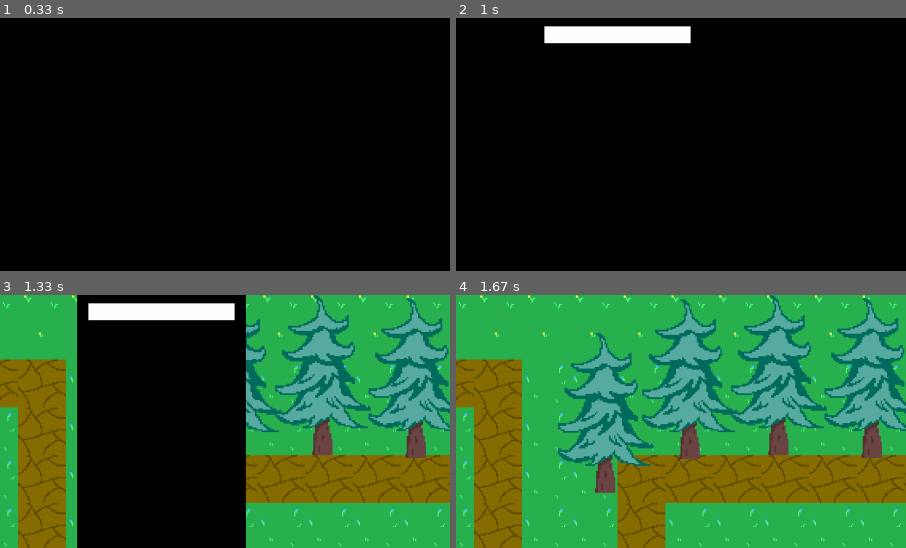
Above: before the commit, frames 1-4 (two rows, left to right).
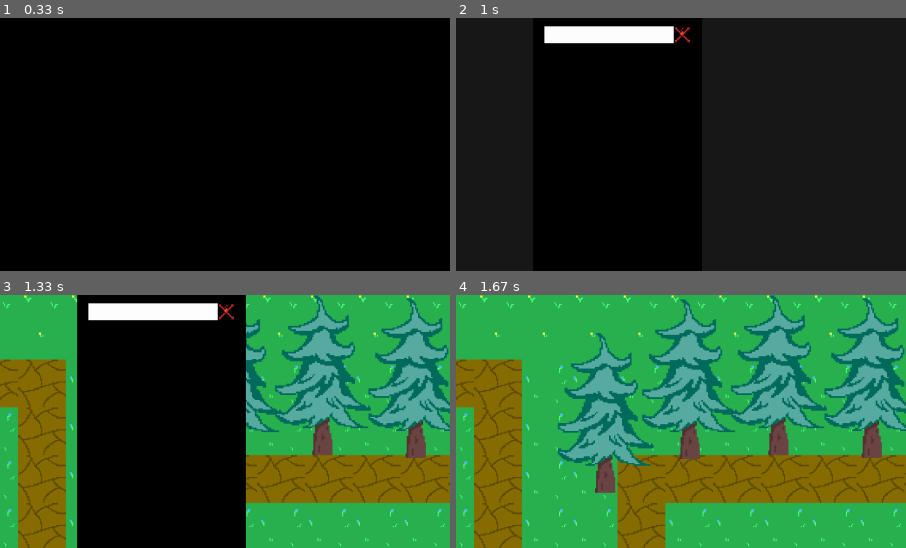
Above: after the commit, the same moments.

Repository: Markuss2b/td
Game: pygame game, started from main.py
Two runs of this game, one before a commit and one after it. Both use one fixed random seed, a clock stepped at 60 frames per second and the inputs below.
Inputs (mouse positions are % of the whole screen's width and height, from its top left):
- Up to frame 1 (0.33 s): no input
- Up to frame 2 (1 s): click (6, 25) at 0.38 s; click (92, 13) at 0.72 s
- Up to frame 3 (1.33 s): click (42, 18) at 1.05 s
- Up to frame 4 (1.67 s): click (3, 13) at 1.38 s
The pictures show only the part of the screen within x 25-75%, y 15-65%; the shares and areas given below are measured in that part.

Frame 1 is identical in both runs. In frame 2, 0.3% of the frame differs, in the area x 48-53%, y 3-11%; in frame 3, 0.3%; in frame 4, nothing differs.

Commit message:
Added option to delete maps from UI, Fixed crashing when selecting tiles without a selected map

Diff:
--- a/td_map_creator.py
+++ b/td_map_creator.py
@@ -1,6 +1,7 @@
 import pygame
 import os
 import sys
+import shutil
 from func import draw_text
 from model.map.map import Map, Location, Obstacle
 from model.map.tile_type_enum import get_tile_types
@@ -77,7 +78,7 @@
             self.mx, self.my = pygame.mouse.get_pos()
 
             main_map_rect = pygame.Rect(0, 80, 1360, 765)
-            pygame.draw.rect(self.screen, (0, 0, 0), main_map_rect)
+            pygame.draw.rect(self.screen, (25, 25, 25), main_map_rect)
 
             top_border = pygame.Rect(0, 0, 1600, 30)
             pygame.draw.rect(self.screen, (0, 0, 255), top_border)
@@ -252,14 +253,15 @@
 
 
             # For selecting tiles in the map
-            for y in range(len(tile_map)):
-                for x in range(len(tile_map[y])):
-                    if tile_map[y][x].collidepoint(self.mx, self.my):
-                        if self.click:
-                            self.selected_tile = Location(x, y)
-                            print(f'Selected: X = {self.selected_tile.x}, Y = {self.selected_tile.y}')
-
-                            self.interacting_with_tiles()
+            if self.map_selected != None:
+                for y in range(len(tile_map)):
+                    for x in range(len(tile_map[y])):
+                        if tile_map[y][x].collidepoint(self.mx, self.my):
+                            if self.click:
+                                self.selected_tile = Location(x, y)
+                                print(f'Selected: X = {self.selected_tile.x}, Y = {self.selected_tile.y}')
+
+                                self.interacting_with_tiles()
 
         self.click = False
 
@@ -305,19 +307,34 @@
         # Creates a rect for every map
         all_maps_rect = []
         for i in range(len(self.all_maps)):
-            map_rect = pygame.Rect(base_x, base_y + 40 * (i + 1), 260, 30)
-            all_maps_rect.append(map_rect)
+            map_rect = pygame.Rect(base_x, base_y + 40 * (i + 1), 230, 30)
             pygame.draw.rect(self.screen, (255, 255, 255), map_rect)
+
+            delete_map_rect = pygame.Rect(base_x + 230, base_y + 40 * (i + 1), 30, 30)
+            self.draw_img_on_rect("images/Assets/X.png", delete_map_rect.left, delete_map_rect.top, delete_map_rect.width, delete_map_rect.height)
+
+            all_maps_rect.append([map_rect, delete_map_rect])
 
         # Selects any previously made maps
         for i in range(len(all_maps_rect)):
-            map_rect = all_maps_rect[i]
-
+            map_rect = all_maps_rect[i][0]
+            delete_map_rect = all_maps_rect[i][1]
+
+            # Recreates map
             if map_rect.collidepoint(self.mx, self.my):
                 if self.click:
                     self.map_selected = Map(self.all_maps[i], 0, 0)
 
                     self.map_selected.recreate_map_from_folder()
+
+            # Deletes map
+            if delete_map_rect.collidepoint(self.mx, self.my):
+                if self.click:
+                    shutil.rmtree(f'all_maps/{self.all_maps[i]}')
+
+                    if self.map_selected.get_map_name() == self.all_maps[i]:
+                        self.map_selected = None
+
 
         checkmark_rect = self.draw_checkmark_on_menu(map_menu)
         self.click_outside_menu(map_menu, checkmark_rect)
